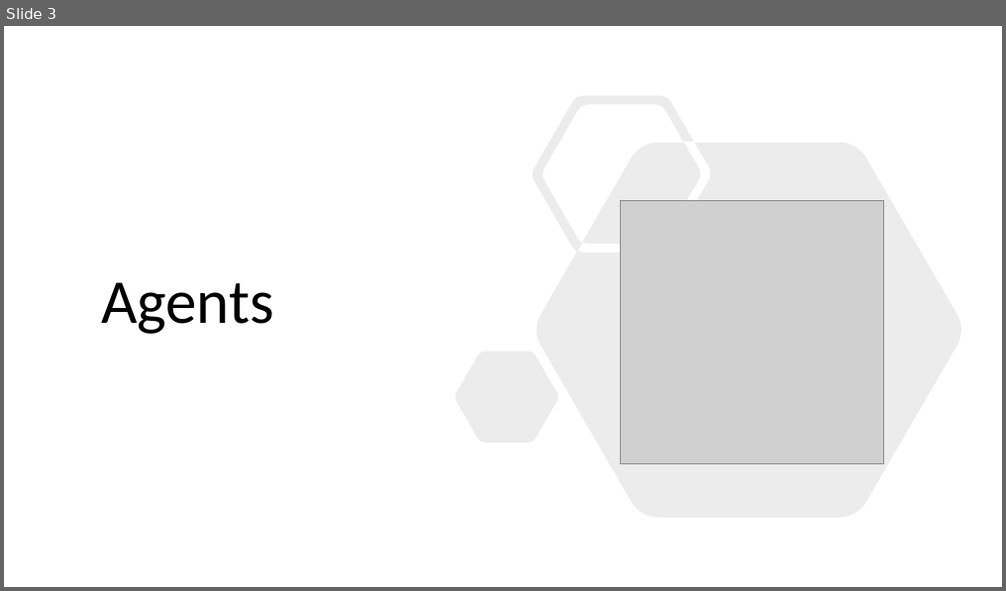
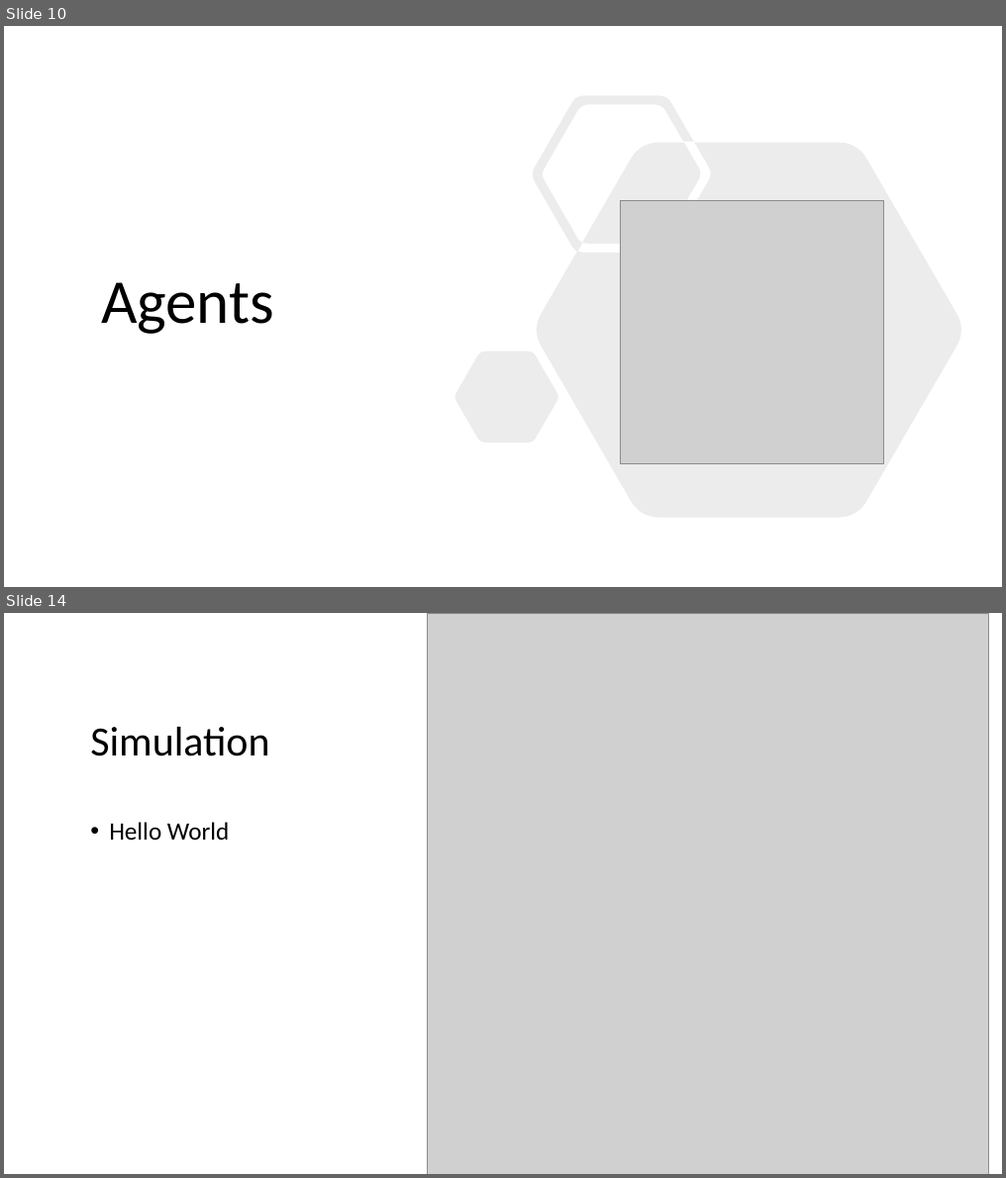
Before and after one commit to LorenzoFioroni/Modeling-pedestrian-flow-in-a-crowded-building, a slide deck: Modeling Pedestrian Flow in a Crowded Building.pptx. Shown one above the other, each under a label of ours: slide 3 before the commit, slides 10 and 14 after it; the slides between them are not shown. The pictures are 1006x591 and 1006x1178 pixels, drawn with LibreOffice and Linux fonts; fonts in the diff are those of the drawing; grey boxes stand for pictures. Boxes give left, top, right and bottom in pixels: in the first picture for what was removed or moved away, otherwise in the second. Text is boxed around its words. In the diff, an @@ line names an element or a change of style, - is before the commit and + after.

```diff
--- a/Modeling Pedestrian Flow in a Crowded Building.pptx
+++ b/Modeling Pedestrian Flow in a Crowded Building.pptx
@@ slide 14 added at bbox=[4, 613, 1002, 1174], background #FFFFFF @@
@@ picture added at bbox=[428, 613, 989, 1174] @@
@@ title added at bbox=[90, 727, 269, 757], 40 pt, text #000000 @@
+Simulation
@@ text added at bbox=[109, 822, 229, 840], 24 pt, text #000000 @@
+• Hello World
@@ what was slide 3 is now slide 10 @@
```
Also in this commit, not shown: 4 slides changed, 10 other slides added, 2 slides removed.
